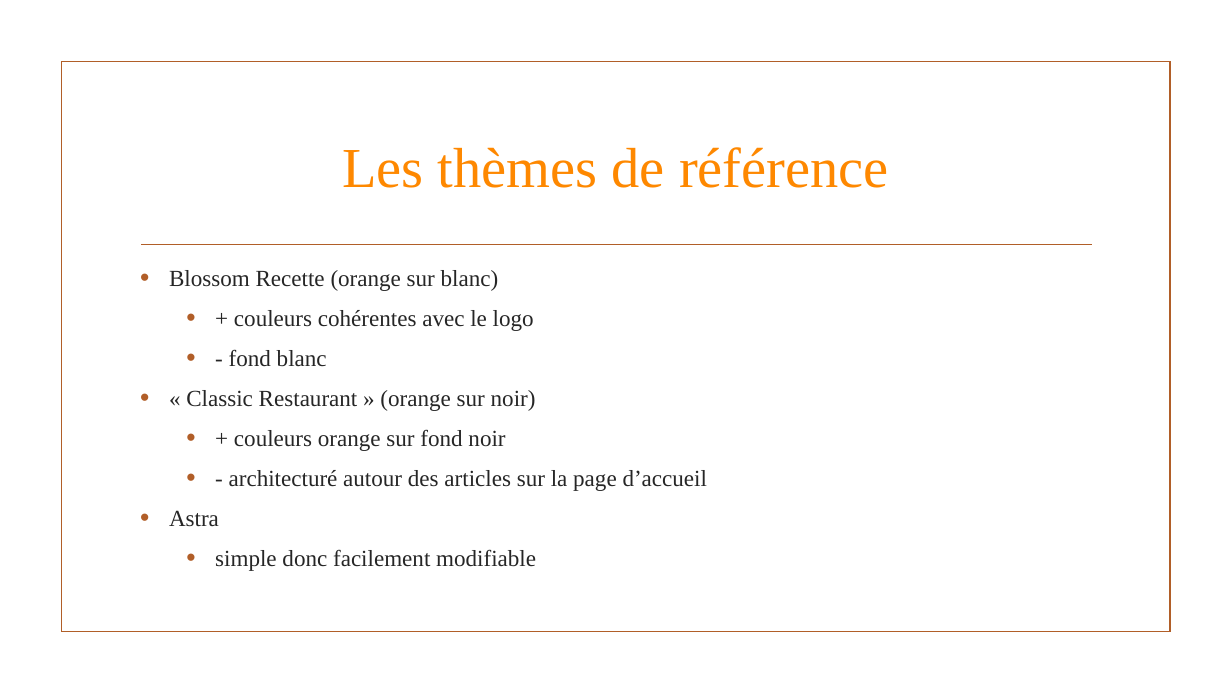
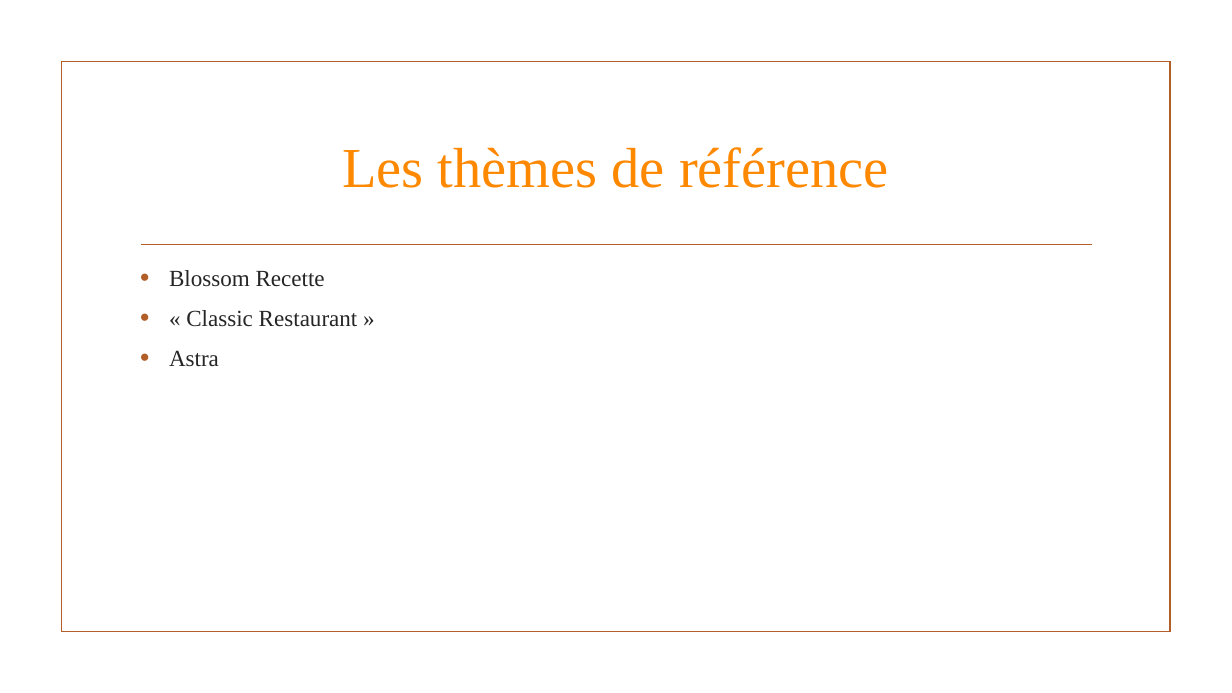
Before and after one commit to DebrayM/Oncle-Sammy, a slide deck: slide 4 of Grillades Oncle SAMMY site vitrine.pptx. Drawn at 1232x693 pixels with LibreOffice and Linux fonts; fonts in the diff are those of the drawing; background and template pictures are left out. Boxes give left, top, right and bottom in pixels: in the first picture for what was removed or moved away, otherwise in the second. Text is boxed around its words. In the diff, an @@ line names an element or a change of style, - is before the commit and + after.

```diff
--- a/Grillades Oncle SAMMY site vitrine.pptx
+++ b/Grillades Oncle SAMMY site vitrine.pptx
@@ text at bbox=[169, 270, 358, 327]: text changed @@
-• Blossom Recette (orange sur blanc)
-  • + couleurs cohérentes avec le logo
-  • - fond blanc
-• « Classic Restaurant » (orange sur noir)
-  • + couleurs orange sur fond noir
-  • - architecturé autour des articles sur la page d’accueil
+• Blossom Recette
+• « Classic Restaurant »
@@ text at bbox=[215, 549, 536, 571]: paragraph removed @@
-  • simple donc facilement modifiable
```
Also in this commit, not shown: 5 other slides changed, 3 slides added, 1 slide removed, 2 other files.
